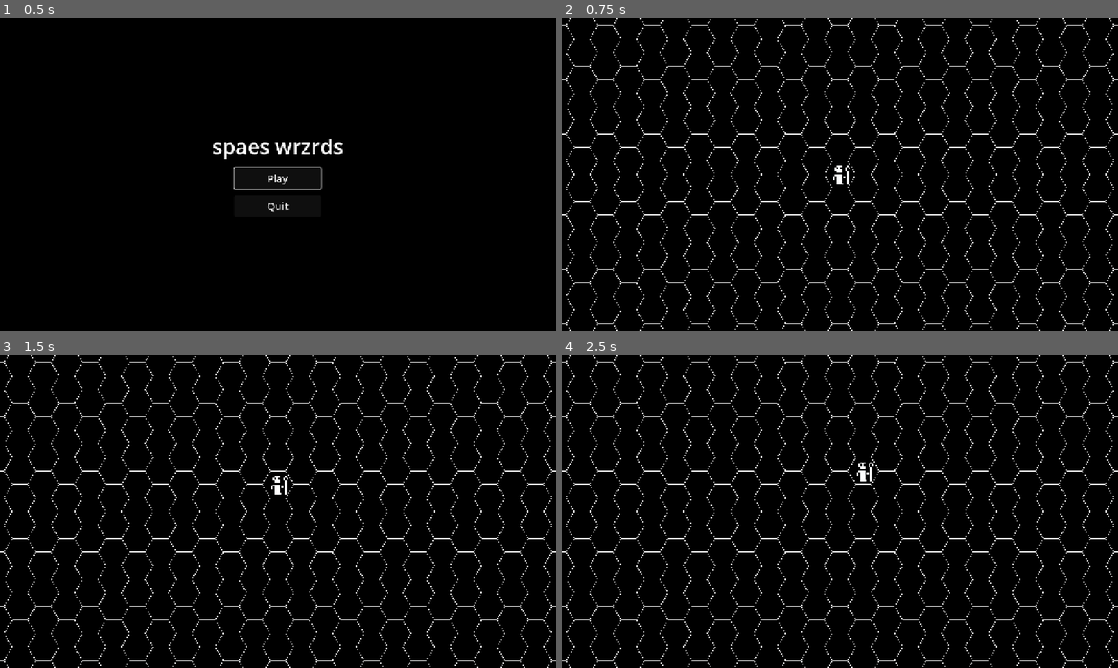
Above: before the commit, frames 1-4 (two rows, left to right).
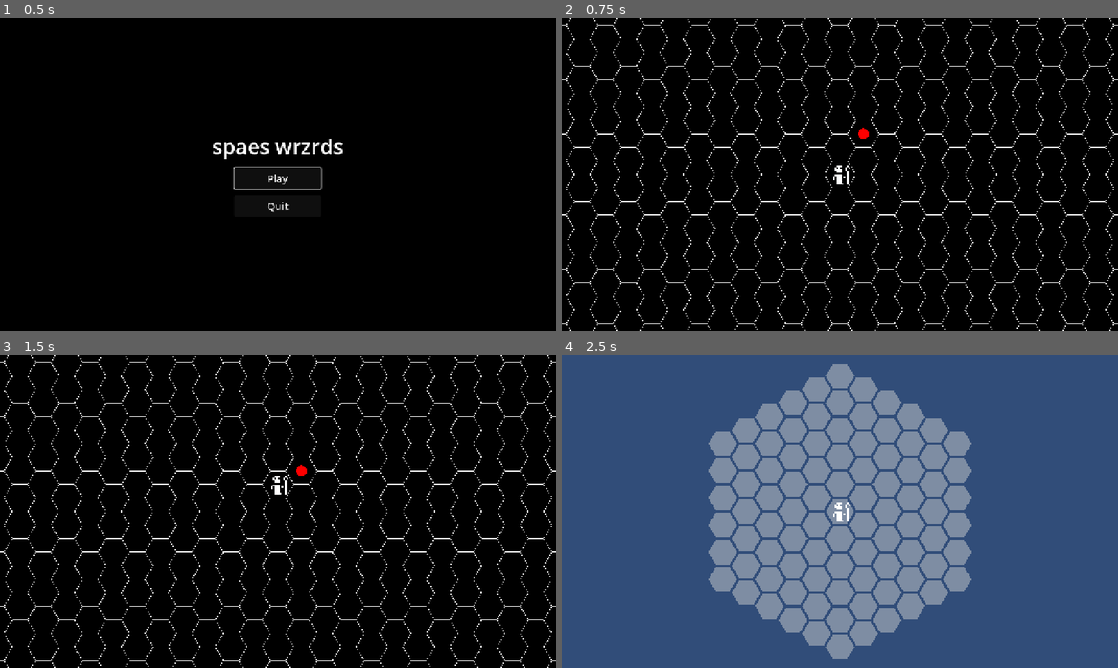
Above: after the commit, the same moments.

Repository: scunningham777/spaes-wrzrds
Game: Godot game, scene res://scenes/main_menu.tscn
Two runs of this game, one before a commit and one after it. Both use one fixed random seed, a clock stepped at 60 frames per second and the inputs below.
Inputs:
- Up to frame 1 (0.5 s): no input
- Up to frame 2 (0.75 s): click "Play" at 0.5 s
- Up to frame 3 (1.5 s): tap Enter (ui_accept) at 1.25 s; hold W (hex_up) from 1.28 s (still down); hold Enter (ui_accept) from 1.28 s (still down)
- Up to frame 4 (2.5 s): keep holding W (hex_up); release Enter (ui_accept) at 2.03 s; tap E (hex_ne) at 2.1 s; tap Enter (ui_accept) at 2.27, 2.3 s

Frame 1 is identical in both runs. In frame 2, less than 0.1% of the frame differs, in the area x 53-56%, y 35-39%; in frame 3, less than 0.1%; in frame 4, 100%, in the area x 0-100%, y 0-100%.

Commit message:
Add enterable Planet A in space and a planet scene with a hex tile grid
- Core: Enterable resource (name, destination id, coord, color), TileGrid (hexagon
  board of Empty tiles), GameState (space position, current location), Hex.hexagon()
- Game autoload: cross-scene state and scene switching by destination id
- Space: red Planet A dot at (1, 1); standing on it shows a bottom-right "Enter Planet A"
  prompt (ported from the Overworld Enterable + Enter Button); Enter or click loads it
- Planet scene: TileExploreScene layout – blue background, radius-5 grid of grey tiles,
  wizard; Esc returns to space on the same tile
- Wizard extracted to its own scene for reuse
- Smoke test covers the full enter/leave round trip

Co-Authored-By: Claude Opus 5.5 <noreply@anthropic.com>
Claude-Session: https://claude.ai/code/session_01Fy3oHrvidQwwoQouWe8HeV

Diff:
--- a/project.godot
+++ b/project.godot
@@ -13,6 +13,10 @@
 config/name="spaes-wrzrds"
 run/main_scene="res://scenes/main_menu.tscn"
 config/features=PackedStringArray("4.7", "GL Compatibility")
+
+[autoload]
+
+Game="*res://scripts/game.gd"
 
 [display]
 
--- /dev/null
+++ b/scenes/enter_prompt.tscn
@@ -0,0 +1,31 @@
+[gd_scene format=3]
+
+[ext_resource type="Script" path="res://scripts/enter_prompt.gd" id="1_prompt"]
+
+[sub_resource type="StyleBoxFlat" id="StyleBoxFlat_normal"]
+bg_color = Color(0.335849, 0.335849, 0.335849, 1)
+
+[sub_resource type="StyleBoxFlat" id="StyleBoxFlat_hover"]
+bg_color = Color(0.42, 0.42, 0.42, 1)
+
+[node name="EnterPrompt" type="CanvasLayer"]
+script = ExtResource("1_prompt")
+
+[node name="Button" type="Button" parent="."]
+anchors_preset = 3
+anchor_left = 1.0
+anchor_top = 1.0
+anchor_right = 1.0
+anchor_bottom = 1.0
+offset_left = -305.0
+offset_top = -77.0
+offset_right = -15.0
+offset_bottom = -19.0
+grow_horizontal = 0
+grow_vertical = 0
+focus_mode = 0
+theme_override_font_sizes/font_size = 20
+theme_override_styles/normal = SubResource("StyleBoxFlat_normal")
+theme_override_styles/hover = SubResource("StyleBoxFlat_hover")
+theme_override_styles/pressed = SubResource("StyleBoxFlat_normal")
+text = "Enter"
--- /dev/null
+++ b/scenes/planet.tscn
@@ -0,0 +1,34 @@
+[gd_scene format=3]
+
+[ext_resource type="Script" path="res://scripts/planet.gd" id="1_planet"]
+[ext_resource type="Script" uid="uid://cv5u5ib10wwx7" path="res://scripts/hex_board.gd" id="2_board"]
+[ext_resource type="Script" path="res://scripts/tile_grid_view.gd" id="3_tiles"]
+[ext_resource type="PackedScene" path="res://scenes/wizard.tscn" id="4_wizard"]
+
+[node name="Planet" type="Node2D"]
+script = ExtResource("1_planet")
+
+[node name="Background" type="CanvasLayer" parent="."]
+layer = -1
+
+[node name="ColorRect" type="ColorRect" parent="Background"]
+anchors_preset = 15
+anchor_right = 1.0
+anchor_bottom = 1.0
+grow_horizontal = 2
+grow_vertical = 2
+mouse_filter = 2
+color = Color(0.19215687, 0.3019608, 0.4745098, 1)
+
+[node name="Camera2D" type="Camera2D" parent="."]
+
+[node name="HexBoard" type="Node2D" parent="."]
+script = ExtResource("2_board")
+pointy_top = false
+hex_size = 36.0
+draw_outlines = false
+
+[node name="TileGridView" type="Node2D" parent="HexBoard"]
+script = ExtResource("3_tiles")
+
+[node name="Wizard" parent="HexBoard" instance=ExtResource("4_wizard")]
--- a/scenes/play.tscn
+++ b/scenes/play.tscn
@@ -2,9 +2,17 @@
 
 [ext_resource type="Script" uid="uid://dyf2a5r5pgkua" path="res://scripts/play.gd" id="1_play"]
 [ext_resource type="Script" uid="uid://cv5u5ib10wwx7" path="res://scripts/hex_board.gd" id="2_board"]
-[ext_resource type="Script" uid="uid://bw02urklfm3qn" path="res://scripts/hex_player_controller.gd" id="3_player"]
-[ext_resource type="Script" uid="uid://bxs3lrlk06p2o" path="res://scripts/hex_facing_rotator.gd" id="4_rotator"]
-[ext_resource type="Texture2D" uid="uid://c5vjocj1uk3l1" path="res://art/urizen_onebit_tileset__v1d1_trans.png" id="5_tiles"]
+[ext_resource type="PackedScene" path="res://scenes/wizard.tscn" id="3_wizard"]
+[ext_resource type="Script" path="res://scripts/enterable_marker.gd" id="4_marker"]
+[ext_resource type="Script" path="res://scripts/core/enterable.gd" id="5_enterable"]
+[ext_resource type="PackedScene" path="res://scenes/enter_prompt.tscn" id="6_prompt"]
+
+[sub_resource type="Resource" id="Resource_planet_a"]
+script = ExtResource("5_enterable")
+display_name = "Planet A"
+destination = "planet"
+coord = Vector2i(1, 1)
+color = Color(1, 0, 0, 1)
 
 [node name="Play" type="Node2D" unique_id=1874703422]
 script = ExtResource("1_play")
@@ -15,12 +23,10 @@
 script = ExtResource("2_board")
 pointy_top = false
 
-[node name="Wizard" type="Node2D" parent="HexBoard" unique_id=1532436726]
-script = ExtResource("3_player")
+[node name="PlanetA" type="Node2D" parent="HexBoard"]
+script = ExtResource("4_marker")
+enterable = SubResource("Resource_planet_a")
 
-[node name="Sprite2D" type="Sprite2D" parent="HexBoard/Wizard" unique_id=2056292433]
-scale = Vector2(4, 4)
-texture = ExtResource("5_tiles")
-region_enabled = true
-region_rect = Rect2(378, 1, 12, 12)
-script = ExtResource("4_rotator")
+[node name="Wizard" parent="HexBoard" unique_id=1532436726 instance=ExtResource("3_wizard")]
+
+[node name="EnterPrompt" parent="." instance=ExtResource("6_prompt")]
--- /dev/null
+++ b/scenes/wizard.tscn
@@ -0,0 +1,15 @@
+[gd_scene format=3]
+
+[ext_resource type="Script" uid="uid://bw02urklfm3qn" path="res://scripts/hex_player_controller.gd" id="1_player"]
+[ext_resource type="Script" uid="uid://bxs3lrlk06p2o" path="res://scripts/hex_facing_rotator.gd" id="2_rotator"]
+[ext_resource type="Texture2D" uid="uid://c5vjocj1uk3l1" path="res://art/urizen_onebit_tileset__v1d1_trans.png" id="3_tiles"]
+
+[node name="Wizard" type="Node2D"]
+script = ExtResource("1_player")
+
+[node name="Sprite2D" type="Sprite2D" parent="."]
+scale = Vector2(4, 4)
+texture = ExtResource("3_tiles")
+region_enabled = true
+region_rect = Rect2(378, 1, 12, 12)
+script = ExtResource("2_rotator")
--- /dev/null
+++ b/scripts/core/enterable.gd
@@ -0,0 +1,23 @@
+class_name Enterable
+extends Resource
+
+# A place on a hex map the player can enter (planet, comet, base...). Ported from Unity's
+# Enterable component, as data rather than behavior: the scene decides when to offer entry.
+
+@export var display_name: String = ""
+## Destination id understood by the Game autoload (e.g. "planet"), not a scene path.
+@export var destination: String = ""
+@export var coord: Vector2i = Vector2i.ZERO
+@export var color: Color = Color.WHITE
+
+
+# Placeholder, as in Unity: no requirements exist yet.
+func meets_requirements() -> bool:
+	return true
+
+
+static func find_at(enterables: Array[Enterable], at: Vector2i) -> Enterable:
+	for e in enterables:
+		if e.coord == at:
+			return e
+	return null
--- /dev/null
+++ b/scripts/core/game_state.gd
@@ -0,0 +1,9 @@
+class_name GameState
+extends RefCounted
+
+# State that outlives a single scene (the Unity GameManager's playerPosition, etc.).
+
+## Where the player is on the space map, restored when returning from a location.
+var space_coord: Vector2i = Vector2i.ZERO
+## The location the player is currently inside, or null when in space.
+var current_location: Enterable = null
--- a/scripts/core/hex.gd
+++ b/scripts/core/hex.gd
@@ -45,6 +45,15 @@
 	return Vector2i.ZERO
 
 
+# Every coord within `radius` steps of the origin, i.e. a hexagon-shaped board.
+static func hexagon(radius: int) -> Array[Vector2i]:
+	var coords: Array[Vector2i] = []
+	for q in range(-radius, radius + 1):
+		for r in range(maxi(-radius, -q - radius), mini(radius, -q + radius) + 1):
+			coords.append(Vector2i(q, r))
+	return coords
+
+
 # Angle (degrees, standard math convention: 0 = +X, CCW positive, y-up) of an axial direction.
 # Only depends on orientation – size doesn't affect a direction's angle.
 static func direction_angle_degrees(direction: Vector2i, pointy_top: bool) -> float:
--- /dev/null
+++ b/scripts/core/tile_grid.gd
@@ -0,0 +1,24 @@
+class_name TileGrid
+extends RefCounted
+
+# Hexagon-shaped board of tiles, ported from Unity's TileExplore.TileGridManager. Only Empty
+# tiles exist for now; Unity's resource types (gold ore, water spring, ...) come later.
+
+enum TileType { EMPTY }
+
+var radius: int
+var tiles: Dictionary[Vector2i, TileType] = {}
+
+
+func _init(p_radius: int = 5) -> void:
+	radius = p_radius
+	for coord in Hex.hexagon(radius):
+		tiles[coord] = TileType.EMPTY
+
+
+func has_tile(coord: Vector2i) -> bool:
+	return tiles.has(coord)
+
+
+func get_tile(coord: Vector2i) -> TileType:
+	return tiles[coord]
--- /dev/null
+++ b/scripts/enter_prompt.gd
@@ -0,0 +1,26 @@
+extends CanvasLayer
+
+# Bottom-right "enter this location" overlay, ported from the Overworld's Enter Button.
+# Clicking it is equivalent to pressing Enter.
+
+signal enter_requested
+
+@onready var _button: Button = $Button
+
+
+func _ready() -> void:
+	_button.pressed.connect(enter_requested.emit)
+	hide_prompt()
+
+
+func show_prompt(location: Enterable) -> void:
+	_button.text = "Enter %s  [Enter]" % location.display_name
+	_button.visible = true
+
+
+func hide_prompt() -> void:
+	_button.visible = false
+
+
+func is_showing() -> bool:
+	return _button.visible
--- /dev/null
+++ b/scripts/enterable_marker.gd
@@ -0,0 +1,18 @@
+class_name EnterableMarker
+extends Node2D
+
+# Draws an Enterable as a colored dot on its hex. Must be a child of a HexBoard.
+
+@export var enterable: Enterable
+## Dot radius as a fraction of the board's hex size.
+@export var dot_scale: float = 0.35
+
+@onready var board: HexBoard = get_parent() as HexBoard
+
+
+func _ready() -> void:
+	position = board.hex_to_local(enterable.coord)
+
+
+func _draw() -> void:
+	draw_circle(Vector2.ZERO, board.hex_size * dot_scale, enterable.color)
--- /dev/null
+++ b/scripts/game.gd
@@ -0,0 +1,32 @@
+extends Node
+
+# Autoload "Game": holds the cross-scene GameState and switches scenes by destination id, so
+# core data (Enterable.destination) never references scene paths.
+
+const SCENES: Dictionary[String, String] = {
+	"menu": "res://scenes/main_menu.tscn",
+	"space": "res://scenes/play.tscn",
+	"planet": "res://scenes/planet.tscn",
+}
+
+var state := GameState.new()
+
+
+func new_game() -> void:
+	state = GameState.new()
+	go_to("space")
+
+
+func enter(location: Enterable) -> void:
+	state.current_location = location
+	go_to(location.destination)
+
+
+func leave_location() -> void:
+	state.current_location = null
+	go_to("space")
+
+
+func go_to(destination: String) -> void:
+	assert(SCENES.has(destination), "Unknown destination: %s" % destination)
+	get_tree().change_scene_to_file(SCENES[destination])
--- a/scripts/hex_board.gd
+++ b/scripts/hex_board.gd
@@ -17,6 +17,7 @@
 		if layout:
 			layout.size = value
 		queue_redraw()
+@export var draw_outlines: bool = true
 @export var line_color: Color = Color.WHITE
 @export var line_width: float = 1.0
 
@@ -41,6 +42,8 @@
 
 
 func _draw() -> void:
+	if not draw_outlines:
+		return
 	# Draw every hex whose center falls within the visible area (plus a margin), assuming the
 	# board's origin is at the screen center (the Play scene's Camera2D sits at the origin).
 	var half := get_viewport_rect().size / 2.0 + Vector2(hex_size, hex_size)
--- a/scripts/main_menu.gd
+++ b/scripts/main_menu.gd
@@ -1,6 +1,4 @@
 extends Control
-
-const PLAY_SCENE := "res://scenes/play.tscn"
 
 @onready var quit_button: Button = %QuitButton
 
@@ -12,7 +10,7 @@
 
 
 func _on_play_pressed() -> void:
-	get_tree().change_scene_to_file(PLAY_SCENE)
+	Game.new_game()
 
 
 func _on_quit_pressed() -> void:
--- /dev/null
+++ b/scripts/planet.gd
@@ -0,0 +1,8 @@
+extends Node2D
+
+# Planet surface (Unity's TileExploreScene layout). Esc returns to space.
+
+
+func _unhandled_input(event: InputEvent) -> void:
+	if event.is_action_pressed("ui_cancel"):
+		Game.leave_location()
--- a/scripts/play.gd
+++ b/scripts/play.gd
@@ -1,8 +1,49 @@
 extends Node2D
 
-const MENU_SCENE := "res://scenes/main_menu.tscn"
+# Space map: offers entry to any Enterable the wizard is standing on (Unity's Overworld
+# Enterable trigger + Enter Button), and remembers the wizard's position across scenes.
+
+@onready var _board: HexBoard = $HexBoard
+@onready var _wizard: HexPlayerController = $HexBoard/Wizard
+@onready var _prompt := $EnterPrompt
+
+var _enterables: Array[Enterable] = []
+var _available: Enterable = null
+
+
+# Runs before children's _ready, so the wizard starts where it was left.
+func _enter_tree() -> void:
+	($HexBoard/Wizard as HexPlayerController).start_coord = Game.state.space_coord
+
+
+func _ready() -> void:
+	for child in _board.get_children():
+		if child is EnterableMarker:
+			_enterables.append(child.enterable)
+	_wizard.mover.moved.connect(_on_wizard_moved)
+	_prompt.enter_requested.connect(_enter_available)
+	_on_wizard_moved(_wizard.mover.coord)
 
 
 func _unhandled_input(event: InputEvent) -> void:
-	if event.is_action_pressed("ui_cancel"):
-		get_tree().change_scene_to_file(MENU_SCENE)
+	if event.is_action_pressed("ui_accept") and _available != null:
+		# Before entering: the scene change removes this node from the tree immediately.
+		get_viewport().set_input_as_handled()
+		_enter_available()
+	elif event.is_action_pressed("ui_cancel"):
+		Game.go_to("menu")
+
+
+func _on_wizard_moved(coord: Vector2i) -> void:
+	Game.state.space_coord = coord
+	var here := Enterable.find_at(_enterables, coord)
+	_available = here if here != null and here.meets_requirements() else null
+	if _available != null:
+		_prompt.show_prompt(_available)
+	else:
+		_prompt.hide_prompt()
+
+
+func _enter_available() -> void:
+	if _available != null:
+		Game.enter(_available)
--- /dev/null
+++ b/scripts/tile_grid_view.gd
@@ -0,0 +1,38 @@
+class_name TileGridView
+extends Node2D
+
+# Draws a TileGrid as filled hexes, ported from Unity's TileVisualManager/TileVisual. Must be a
+# child of a HexBoard.
+
+@export var radius: int = 5
+## Tile size relative to the hex cell; < 1 leaves gaps between tiles (Unity's sprite was 1/1.1).
+@export var tile_scale: float = 1.0 / 1.1
+@export var empty_color: Color = Color(0.8, 0.8, 0.8, 0.5)
+
+var grid: TileGrid
+
+@onready var board: HexBoard = get_parent() as HexBoard
+
+
+func _ready() -> void:
+	grid = TileGrid.new(radius)
+	queue_redraw()
+
+
+func color_for(type: TileGrid.TileType) -> Color:
+	match type:
+		TileGrid.TileType.EMPTY: return empty_color
+	return Color.WHITE
+
+
+func _draw() -> void:
+	var corners := board.layout.corner_offsets()
+	var tile := PackedVector2Array()
+	for i in corners.size() - 1:  # drop the closing point; polygons close themselves
+		tile.append(Vector2(corners[i].x, -corners[i].y) * tile_scale)
+	for coord in grid.tiles:
+		var center := board.hex_to_local(coord)
+		var points := PackedVector2Array()
+		for p in tile:
+			points.append(center + p)
+		draw_colored_polygon(points, color_for(grid.get_tile(coord)))
--- a/tests/smoke_test.gd
+++ b/tests/smoke_test.gd
@@ -26,6 +26,7 @@
 
 	await _test_play_scene(true)
 	await _test_play_scene(false)
+	await _test_enter_planet()
 
 	print("SMOKE TEST %s (%d failures)" % ["PASSED" if _failures == 0 else "FAILED", _failures])
 	quit(1 if _failures else 0)
@@ -60,11 +61,23 @@
 			_check(sum == Vector2i.ZERO, "core: %s opposite of %s cancels" % [
 				"pointy" if pt else "flat", Hex.Compass.keys()[order[i]]])
 
+	_check(Hex.hexagon(5).size() == 91, "core: radius-5 hexagon has 91 hexes")
+	var grid := TileGrid.new(5)
+	_check(grid.tiles.size() == 91 and grid.has_tile(Vector2i(5, -5)) and not grid.has_tile(Vector2i(5, 1)),
+		"core: TileGrid covers exactly the hexagon")
+
+	var a := Enterable.new()
+	a.coord = Vector2i(1, 1)
+	var list: Array[Enterable] = [a]
+	_check(Enterable.find_at(list, Vector2i(1, 1)) == a and Enterable.find_at(list, Vector2i.ZERO) == null,
+		"core: Enterable.find_at")
+
 
 # Runs the Play scene with the board forced to the given orientation (regardless of what the
 # scene file is set to) and drives it with simulated key presses.
 func _test_play_scene(pointy_top: bool) -> void:
 	var tag := "pointy" if pointy_top else "flat"
+	_game().state = GameState.new()
 	var play: Node = load("res://scenes/play.tscn").instantiate()
 	var board: HexBoard = play.get_node("HexBoard")
 	board.pointy_top = pointy_top
@@ -122,8 +135,63 @@
 	await process_frame
 
 
+# Walk onto Planet A in space, enter it, check the planet scene, then Esc back out.
+func _test_enter_planet() -> void:
+	_game().state = GameState.new()
+	var play: Node = load("res://scenes/play.tscn").instantiate()
+	root.add_child(play)
+	current_scene = play
+	await process_frame
+
+	var prompt: CanvasLayer = play.get_node("EnterPrompt")
+	var planet_a: Enterable = (play.get_node("HexBoard/PlanetA") as EnterableMarker).enterable
+	_check(not prompt.is_showing(), "enter: no prompt at start")
+	_press(KEY_ENTER)
+	await process_frame
+	_check(current_scene == play, "enter: Enter does nothing away from a planet")
+
+	# Planet A sits at (1, 1); route depends on the scene's orientation.
+	var board: HexBoard = play.get_node("HexBoard")
+	if board.pointy_top:
+		_press(KEY_E)  # NE -> (0, 1)
+		_press(KEY_D)  # E  -> (1, 1)
+	else:
+		_press(KEY_W)  # N  -> (0, 1)
+		_press(KEY_E)  # NE -> (1, 1)
+	_check(prompt.is_showing(), "enter: prompt shows on Planet A")
+	var label: String = (prompt.get_node("Button") as Button).text
+	_check(label.contains(planet_a.display_name), "enter: prompt names the planet (%s)" % label)
+	_check(_game().state.space_coord == planet_a.coord, "enter: space position tracked")
+
+	_press(KEY_ENTER)
+	await process_frame
+	await process_frame
+	_check(current_scene != null and current_scene.scene_file_path == "res://scenes/planet.tscn",
+		"enter: Enter loads the planet scene")
+	_check(_game().state.current_location == planet_a, "enter: current location recorded")
+	if current_scene == null or current_scene.scene_file_path != "res://scenes/planet.tscn":
+		return
+
+	var tiles: TileGridView = current_scene.get_node("HexBoard/TileGridView")
+	var bg: ColorRect = current_scene.get_node("Background/ColorRect")
+	_check(tiles.grid.tiles.size() == 91, "planet: 91 tiles")
+	_check(bg.color.is_equal_approx(Color(0.19215687, 0.3019608, 0.4745098)), "planet: blue background")
+	_check(not (current_scene.get_node("HexBoard") as HexBoard).draw_outlines, "planet: no outlines")
+
+	_press(KEY_ESCAPE)
+	await process_frame
+	await process_frame
+	_check(current_scene.scene_file_path == "res://scenes/play.tscn", "planet: Esc returns to space")
+	var wizard: HexPlayerController = current_scene.get_node("HexBoard/Wizard")
+	_check(wizard.mover.coord == planet_a.coord, "planet: back on the planet's tile (got %s)" % wizard.mover.coord)
+	_check((current_scene.get_node("EnterPrompt") as CanvasLayer).is_showing(), "planet: prompt shows again on return")
+	current_scene.queue_free()
+	await process_frame
+
+
 func _press(keycode: Key) -> void:
 	var ev := InputEventKey.new()
+	ev.keycode = keycode
 	ev.physical_keycode = keycode
 	ev.pressed = true
 	root.push_input(ev)
@@ -145,3 +213,8 @@
 	if not cond:
 		_failures += 1
 	print(("  ok   " if cond else "  FAIL ") + label)
+
+
+# The Game autoload can't be referenced by name from a -s script, so look it up at runtime.
+func _game() -> Node:
+	return root.get_node("Game")
Not shown, added: scripts/core/enterable.gd.uid
Not shown, added: scripts/core/game_state.gd.uid
Not shown, added: scripts/core/tile_grid.gd.uid
Not shown, added: scripts/enter_prompt.gd.uid
Not shown, added: scripts/enterable_marker.gd.uid
Not shown, added: scripts/game.gd.uid
Not shown, added: scripts/planet.gd.uid
Not shown, added: scripts/tile_grid_view.gd.uid
Not shown, changed: CLAUDE.md
